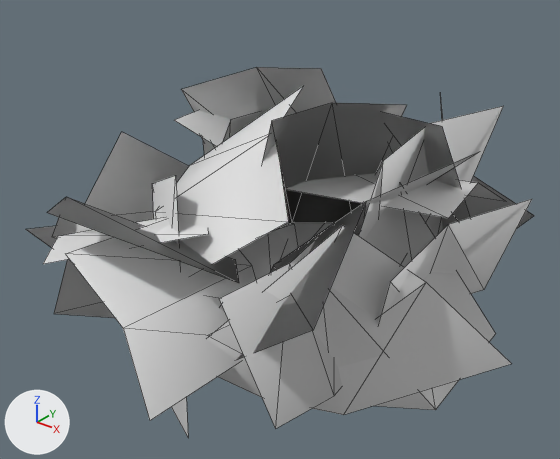
Renders of the glTF model game/assets/flora/SM_Azalea_01.glb from each side of a commit.
Before and after are seen from a 50 mm camera at (1.456, -1.837, 1.536) aimed at (0.035, -0.062, 0.435). The axes (+X, +Y, +Z) are drawn at lower left. The lights are the same throughout. The older version comes first. Mesh edges are drawn as thin lines.

The first picture shows 'SM_Azalea_01'.
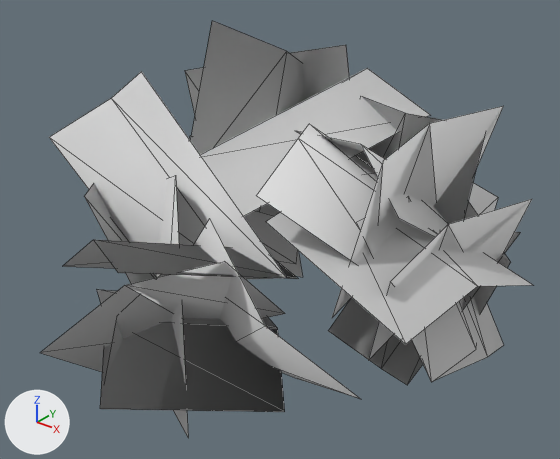
Changed parts and their boxes [x1, y1, x2, y2] in the pictures (560 x 459 px; the box of a moved part takes in the faces that stretch with it):
'SM_Azalea_01', reshaped (12% taller)
    before: [26, 67, 534, 437]
    after: [41, 21, 533, 437]
part 1 of me_sm_azalea_01_001, moved or reshaped
    before: [47, 197, 239, 283]
    after: [97, 290, 285, 412]
part 2 of me_sm_azalea_01_001, moved or reshaped
    before: [354, 112, 470, 235]
    after: [329, 232, 520, 385]
part 3 of me_sm_azalea_01_001, moved or reshaped
    before: [220, 222, 342, 428]
    after: [357, 196, 477, 382]
part 4 of me_sm_azalea_01_001, moved or reshaped
    before: [262, 103, 407, 233]
    after: [267, 212, 533, 345]
part 5 of me_sm_azalea_01_001, moved or reshaped
    before: [285, 169, 505, 218]
    after: [296, 131, 448, 237]
part 6 of me_sm_azalea_01_001, moved or reshaped
    before: [155, 86, 303, 276]
    after: [191, 21, 305, 216]
part 7 of me_sm_azalea_01_001, rebuilt (45% narrower)
    before: [207, 225, 512, 415]
    after: [193, 219, 360, 399]
part 8 of me_sm_azalea_01_001, rebuilt
    before: [54, 132, 189, 318]
    after: [84, 183, 156, 284]
part 9 of me_sm_azalea_01_001, rebuilt
    before: [203, 138, 322, 280]
    after: [185, 45, 349, 114]
part 10 of me_sm_azalea_01_001, rebuilt (28% wider, 45% shorter)
    before: [66, 219, 256, 420]
    after: [41, 261, 285, 372]
part 11 of me_sm_azalea_01_001, rebuilt (not visible afterwards)
    before: [223, 112, 259, 142]
part 12 of me_sm_azalea_01_001, rebuilt
    before: [43, 218, 209, 264]
    after: [63, 240, 298, 279]
part 13 of me_sm_azalea_01_001, rebuilt
    before: [237, 151, 480, 360]
    after: [256, 124, 440, 264]
part 14 of me_sm_azalea_01_001, deleted
    before: [175, 110, 231, 146]
part 15 of me_sm_azalea_01_001, moved or reshaped
    before: [26, 67, 534, 410]
    after: [49, 68, 510, 381]

The change in detail:
me_sm_azalea_01_001 is used by ob_sm_azalea_01; location (0.0, 0.0, 0.0).
me_sm_azalea_01_001 had 156 vertices, 104 faces and spanned x -0.75..0.84, y -0.8..0.85, z -0.04..0.91.
me_sm_azalea_01_001 now has 156 vertices, 104 faces and spans x -0.76..0.81, y -0.89..0.71, z -0.04..1.03.
me_sm_azalea_01_001 part 1: the loose piece of 6 vertices spanning x -0.52..0.22, y -0.79..-0.23, z 0.21..0.7 is multiplied about its middle by the matrix ((0.923, 0.157, 0.353), (0.092, 0.798, -0.596), (-0.375, 0.582, 0.722)), then moved by (0.11, 0.07, -0.31).
me_sm_azalea_01_001 part 2: the loose piece of 6 vertices spanning x 0.1..0.59, y -0.08..0.31, z 0.33..0.88 is multiplied about its middle by the matrix ((0.84, 0.361, 0.556), (-0.62, 0.108, 0.866), (0.236, -1.001, 0.294)), then moved by (0.05, 0.12, -0.4).
me_sm_azalea_01_001 part 3: the loose piece of 6 vertices spanning x 0.22..0.4, y -0.55..-0.06, z 0.01..0.57 is multiplied about its middle by the matrix ((0.92, -0.196, -0.443), (0.337, 0.942, 0.284), (0.348, -0.395, 0.897)), then moved by (0.2, 0.35, 0.09).
me_sm_azalea_01_001 part 4: the loose piece of 6 vertices spanning x 0.03..0.4, y -0.32..0.12, z 0.44..0.91 is multiplied about its middle by the matrix ((0.385, 0.18, 1.165), (0.439, 1.115, -0.317), (-1.094, 0.511, 0.282)), then moved by (0.24, 0.05, -0.2).
me_sm_azalea_01_001 part 5: the loose piece of 6 vertices spanning x 0.08..0.64, y -0.14..0.39, z 0.5..0.67 is multiplied about its middle by the matrix ((-0.357, 1.049, 0.072), (-0.904, -0.345, 0.544), (0.536, 0.116, 0.965)), then moved by (-0.05, 0.08, -0.05).
me_sm_azalea_01_001 part 6: the loose piece of 6 vertices spanning x -0.36..0.33, y -0.48..0.02, z 0.34..0.9 is multiplied about its middle by the matrix ((-0.48, -0.811, 0.485), (0.882, -0.58, -0.097), (0.339, 0.36, 0.937)), then moved by (-0.28, 0.43, 0.02).
me_sm_azalea_01_001 part 7: the loose piece of 6 vertices spanning x 0.04..0.84, y -0.54..-0.02, z -0.04..0.69 is rebuilt with 6 vertices and now spans x -0.27..0.59, y -0.52..-0.15, z -0.04..0.66.
me_sm_azalea_01_001 part 8: the loose piece of 6 vertices spanning x -0.58..-0.3, y -0.61..0.3, z -0.04..0.68 is rebuilt with 6 vertices and now spans x -0.54..-0.19, y -0.51..0.12, z 0.02..0.66.
me_sm_azalea_01_001 part 9: the loose piece of 6 vertices spanning x -0.73..-0.06, y 0.22..0.62, z -0.04..0.64 is rebuilt with 6 vertices and now spans x -0.68..0.04, y 0.24..0.48, z 0.07..0.92.
me_sm_azalea_01_001 part 10: the loose piece of 6 vertices spanning x -0.16..0.19, y -0.8..-0.2, z 0.14..0.59 is rebuilt with 6 vertices and now spans x -0.22..0.24, y -0.89..-0.15, z -0.04..0.59.
me_sm_azalea_01_001 part 11: the loose piece of 6 vertices spanning x -0.52..-0.26, y 0.02..0.59, z 0.12..0.7 is rebuilt with 6 vertices and now spans x -0.49..-0.33, y -0.11..0.71, z -0.04..0.73.
me_sm_azalea_01_001 part 12: the loose piece of 6 vertices spanning x -0.56..0.06, y -0.75..-0.1, z 0.34..0.56 is rebuilt with 6 vertices and now spans x -0.32..0.29, y -0.77..-0.18, z 0.27..0.6.
me_sm_azalea_01_001 part 13: the loose piece of 6 vertices spanning x 0.03..0.66, y -0.64..0.24, z 0.12..0.83 is rebuilt with 6 vertices and now spans x 0.04..0.56, y -0.33..0.26, z 0.41..0.79.
me_sm_azalea_01_001 part 14: the loose piece of 6 vertices spanning x -0.61..0.08, y 0.06..0.64, z 0.39..0.67 is deleted.
me_sm_azalea_01_001 part 15: 42 vertices removed from x -0.75..0.66, y -0.58..0.85, z -0.04..0.91; 48 vertices added at x -0.76..0.71, y -0.76..0.66, z -0.04..1.03.
